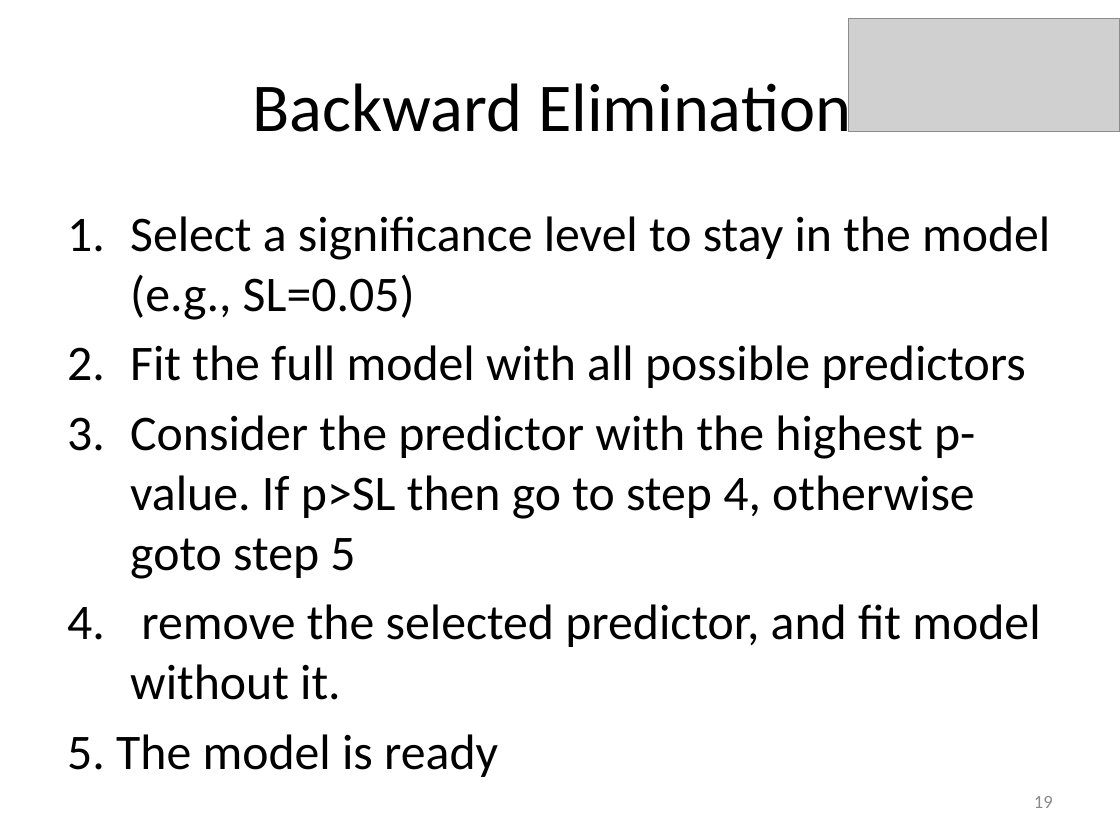
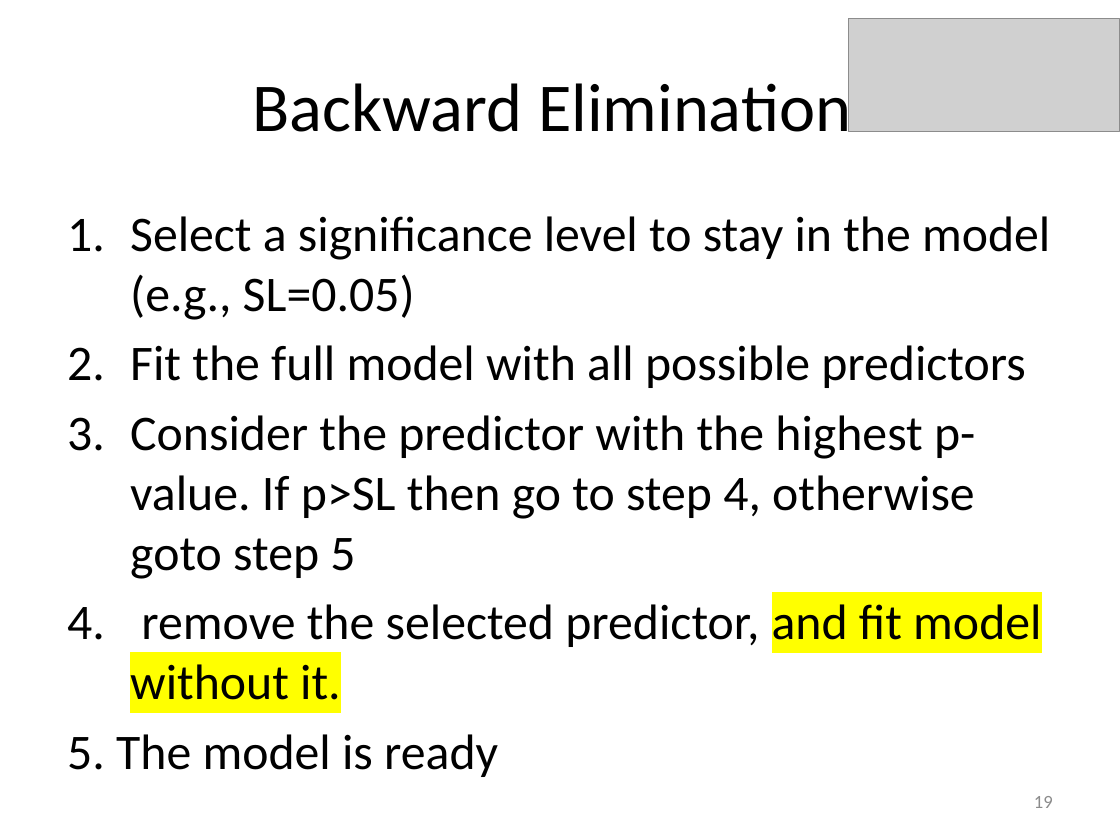
Before and after one commit to BasmaElhoseny01/Big-Data-Labs, a slide deck: slide 19 of Lab 5 - Predictive Analysis II/Linear Regression.pptx. Drawn at 1120x840 pixels with LibreOffice and Linux fonts; fonts in the diff are those of the drawing; grey boxes stand for pictures. Boxes give left, top, right and bottom in pixels: in the first picture for what was removed or moved away, otherwise in the second. Text is boxed around its words. In the diff, an @@ line names an element or a change of style, - is before the commit and + after.

```diff
--- a/Lab 5 - Predictive Analysis II/Linear Regression.pptx
+++ b/Lab 5 - Predictive Analysis II/Linear Regression.pptx
@@ text at box(130, 604, 1041, 700): highlight none to #FFFF00 in "and fit model without it." @@
```
Also in this commit, not shown: 13 other slides changed, 7 other files.
